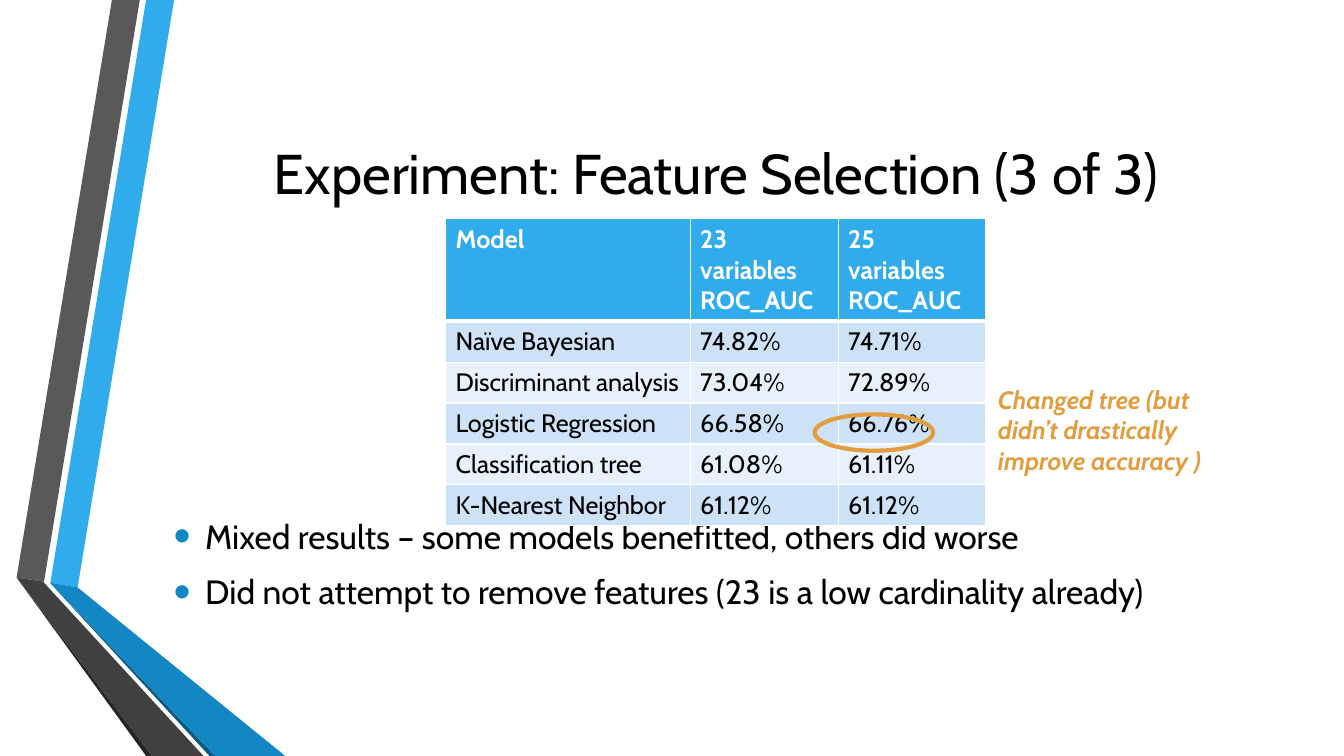
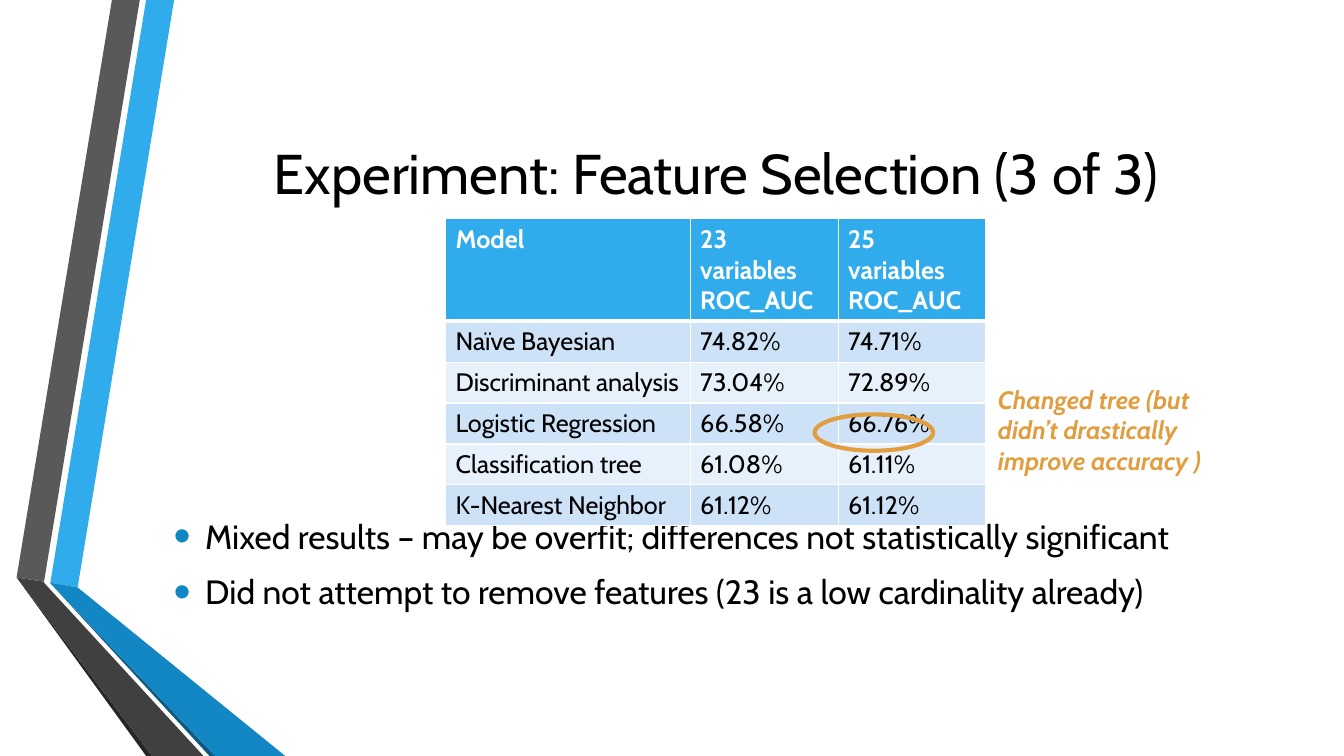
Before and after one commit to jb08/credit_card_default_ML, a slide deck: slide 7 of Predicting_Credit_Card_defaults.pptx. Drawn at 1344x756 pixels with LibreOffice and Linux fonts; fonts in the diff are those of the drawing; background and template pictures are left out. Boxes give left, top, right and bottom in pixels: in the first picture for what was removed or moved away, otherwise in the second. Text is boxed around its words. In the diff, an @@ line names an element or a change of style, - is before the commit and + after.

```diff
--- a/Predicting_Credit_Card_defaults.pptx
+++ b/Predicting_Credit_Card_defaults.pptx
@@ text at [205, 521, 1169, 557]: text changed @@
-• Mixed results – some models benefitted, others did worse
+• Mixed results – may be overfit; differences not statistically significant
```
Also in this commit, not shown: 2 other slides changed.
